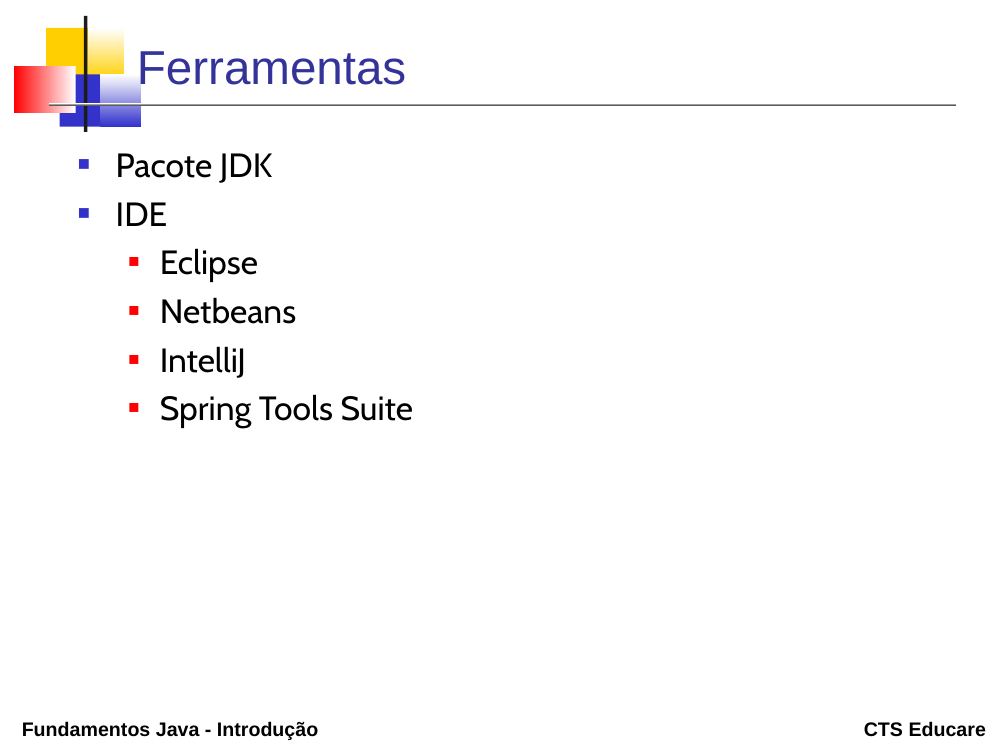
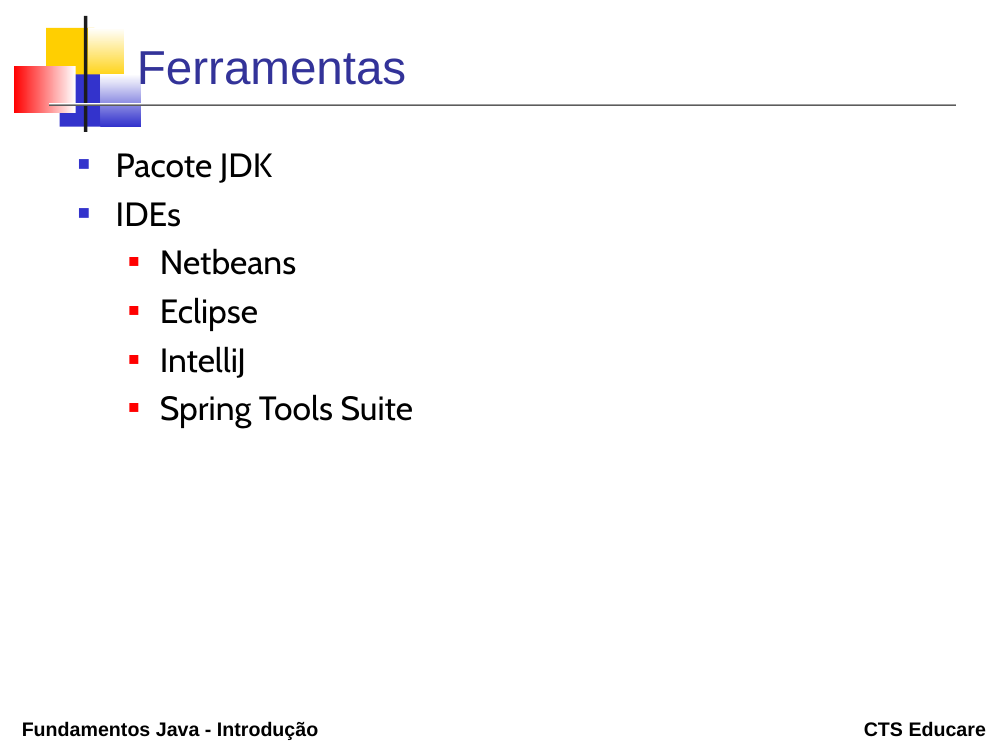
Before and after one commit to erosvitor/curso-java-fundamentos, a slide deck: slide 8 of topicos/01_introducao/Introducao.odp. Drawn at 1008x756 pixels with LibreOffice and Linux fonts; fonts in the diff are those of the drawing. Boxes give left, top, right and bottom in pixels: in the first picture for what was removed or moved away, otherwise in the second. Text is boxed around its words. In the diff, an @@ line names an element or a change of style, - is before the commit and + after.

```diff
--- a/topicos/01_introducao/Introducao.odp
+++ b/topicos/01_introducao/Introducao.odp
@@ text at [116, 202, 296, 275]: text changed @@
-■ IDE
+■ IDEs
+  ■ Netbeans
@@ text at [160, 297, 296, 324]: paragraph removed @@
-  ■ Netbeans
```
Also in this commit, not shown: 6 other slides changed, 18 other files.
